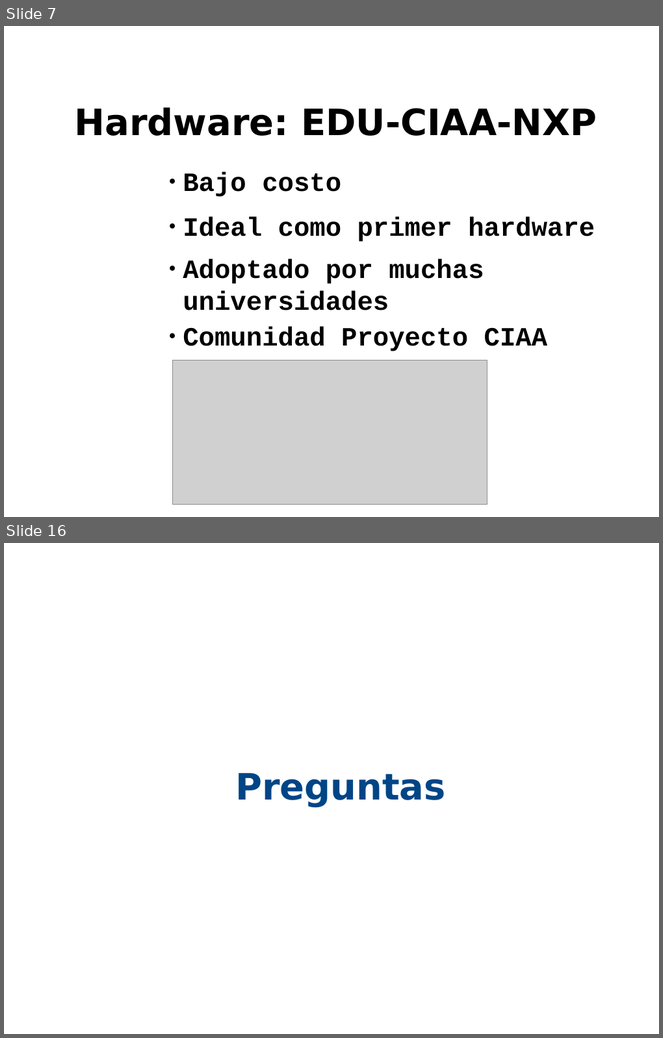
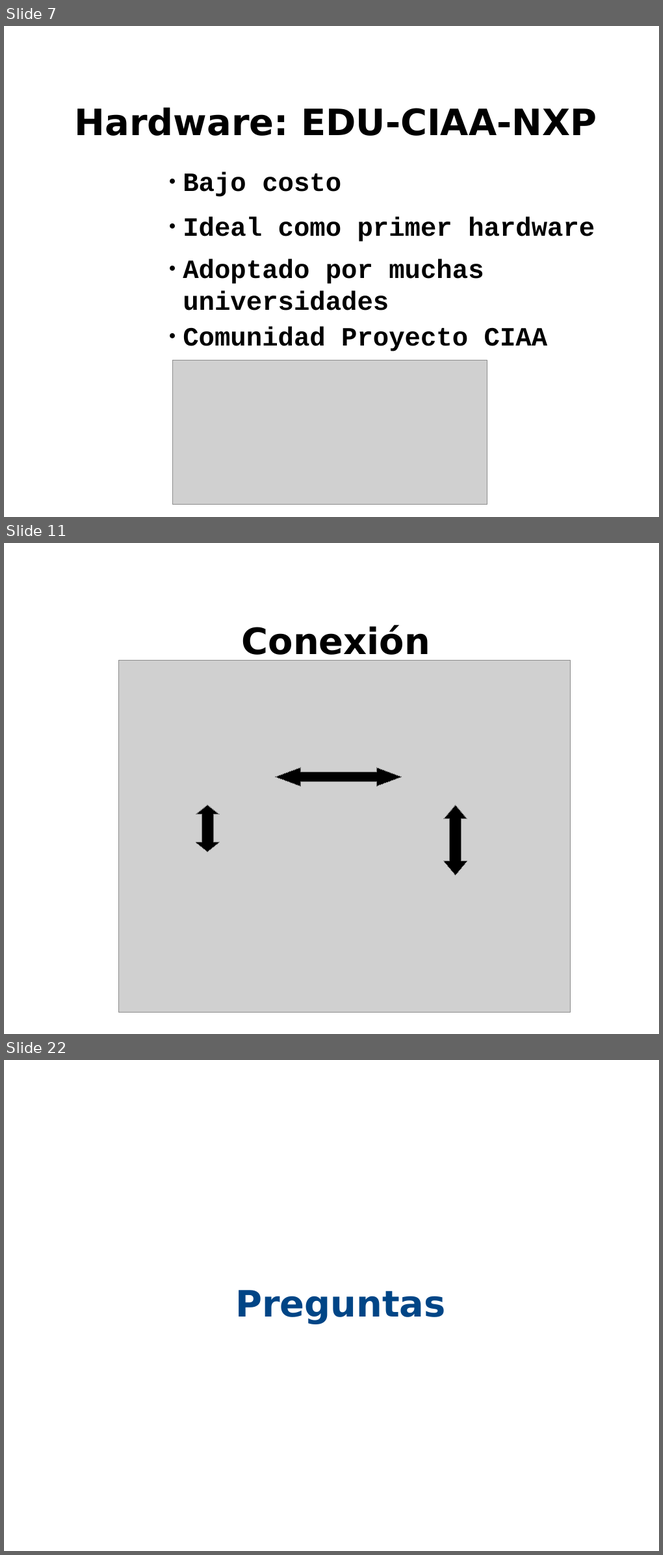
Before and after one commit to ernesto-g/tpfinalcese, a slide deck: presentacion/presentacion_v1.odp. Shown one above the other, each under a label of ours: slides 7 and 16 before the commit, slides 7, 11 and 22 after it; the slides between them are not shown. The pictures are 663x1038 and 663x1555 pixels, drawn with LibreOffice and Linux fonts; fonts in the diff are those of the drawing; grey boxes stand for pictures; background and template pictures are left out. Boxes give left, top, right and bottom in pixels: in the first picture for what was removed or moved away, otherwise in the second. Text is boxed around its words. In the diff, an @@ line names an element or a change of style, - is before the commit and + after.

```diff
--- a/presentacion/presentacion_v1.odp
+++ b/presentacion/presentacion_v1.odp
@@ slide 11 added at [4, 543, 659, 1034], background picture (left out) @@
@@ title added at [242, 625, 430, 662], 44 pt, text #000000, bold @@
+Conexión
@@ picture added at [119, 660, 570, 1013] @@
@@ left right arrow added at [276, 768, 402, 786], fill #000000, outline #808080 0 pt @@
@@ up down arrow added at [196, 805, 219, 852], fill #000000, outline #808080 0 pt @@
@@ up down arrow added at [444, 805, 467, 875], fill #000000, outline #808080 0 pt @@
@@ what was slide 16 is now slide 22 @@
```
Also in this commit, not shown: 8 slides changed, 5 other slides added, 2 other files.
